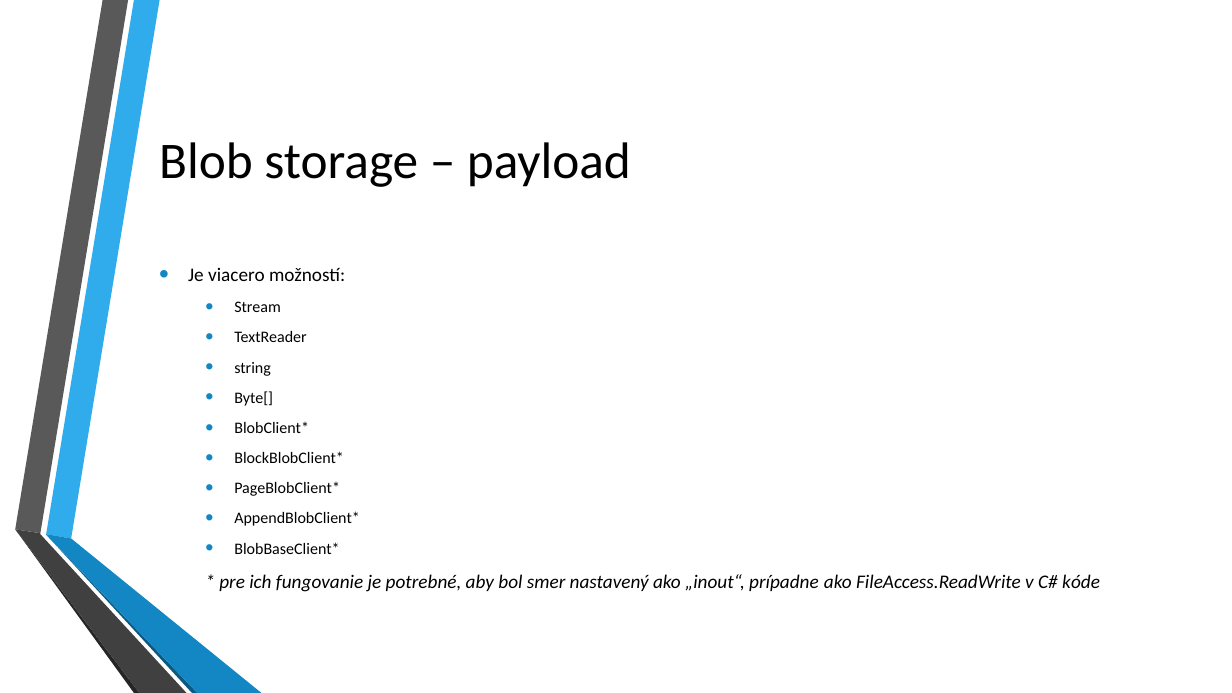
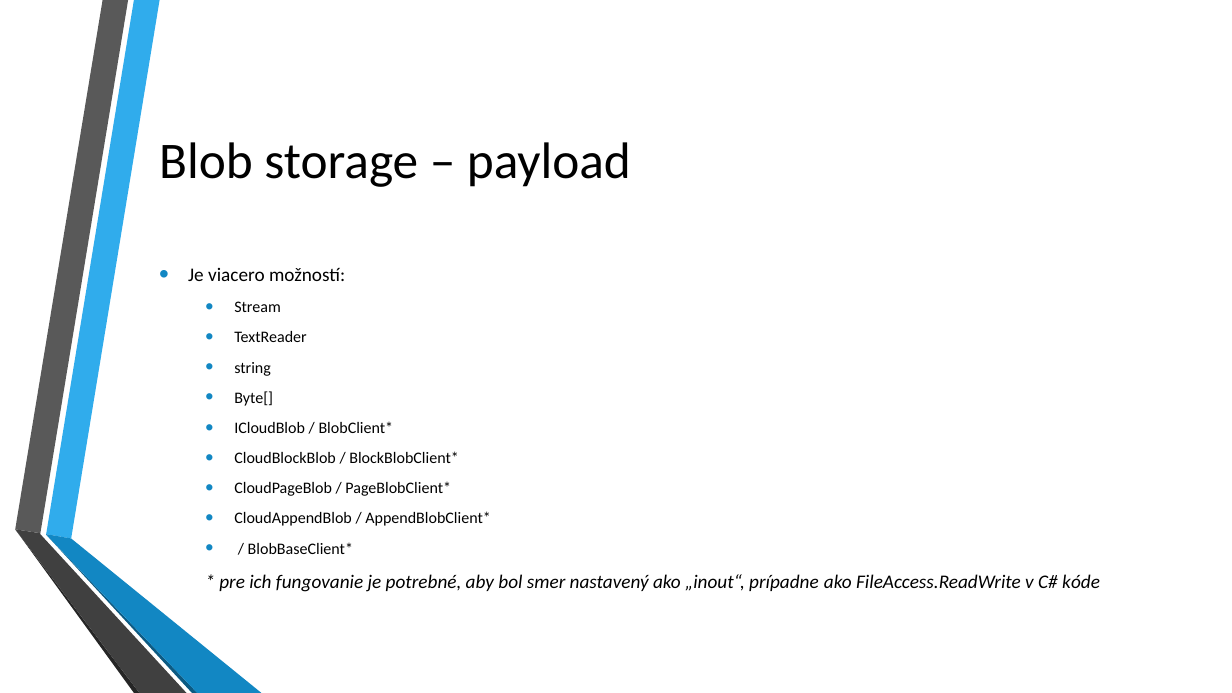
Before and after one commit to kubinko/Azure-Resources-Overview, a slide deck: slide 49 of 04 - Azure Functions/Azure Functions.pptx. Drawn at 1232x693 pixels with LibreOffice and Linux fonts; fonts in the diff are those of the drawing; background and template pictures are left out. Boxes give left, top, right and bottom in pixels: in the first picture for what was removed or moved away, otherwise in the second. Text is boxed around its words. In the diff, an @@ line names an element or a change of style, - is before the commit and + after.

Commit message:
Minor updates

```diff
--- a/04 - Azure Functions/Azure Functions.pptx
+++ b/04 - Azure Functions/Azure Functions.pptx
@@ text at <box>234,422,491,554</box>: text changed @@
-  • BlobClient*
-  • BlockBlobClient*
-  • PageBlobClient*
-  • AppendBlobClient*
-  • BlobBaseClient*
+  • ICloudBlob / BlobClient*
+  • CloudBlockBlob / BlockBlobClient*
+  • CloudPageBlob / PageBlobClient*
+  • CloudAppendBlob / AppendBlobClient*
+  • / BlobBaseClient*
```
Also in this commit, not shown: 2 other slides changed.
